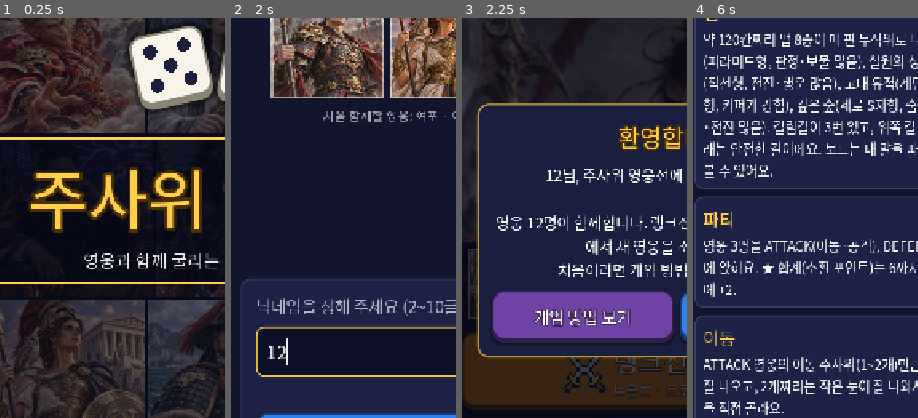
Above: before the commit, frames 1-4 (left to right).
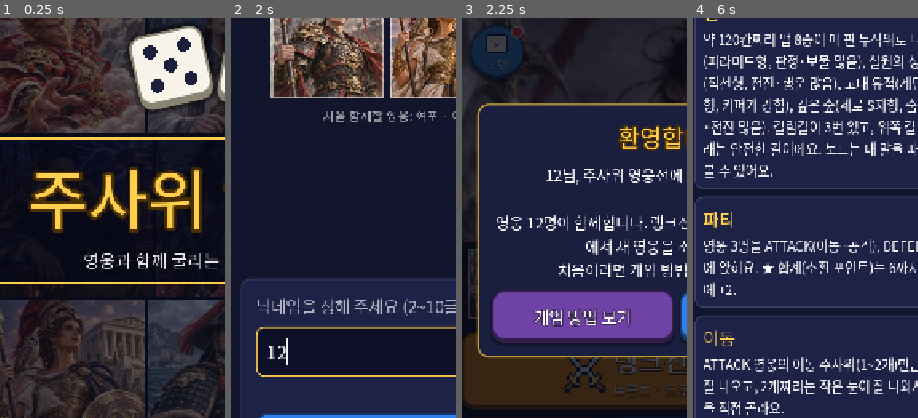
Above: after the commit, the same moments.

Repository: donto333/dice-heroes
Game: Godot game, scene res://scenes/main.tscn
Same seed, same stepped clock (60 frames per second), same inputs: the game is played once before the commit and once after it.
Inputs (mouse positions are % of the whole screen's width and height, from its top left):
- Up to frame 1 (0.25 s): no input
- Up to frame 2 (2 s): move the mouse to (72, 45) at 0.52 s; click (72, 45) at 0.67 s; click (50, 65) at 1.27 s; type "12" at 1.35 s
- Up to frame 3 (2.25 s): click "게스트로 시작하기" at 2 s
- Up to frame 4 (6 s): click (10, 28) at 2.77 s; click "미션" at 3.5 s; click (18, 77) at 4.25 s; click (18, 77) at 5 s; click "게임 방법 보기" at 5.75 s
The pictures show only the part of the screen within x 2-52%, y 23-73%; the shares and areas given below are measured in that part.

Frames 1-2 are identical in both runs. In frame 3, 1.8% of the frame differs, in the area x 3-28%, y 2-15%; in frame 4, nothing differs.

Commit message:
우편함과 테스트 버전 선물(보석 1만 개)
- data/mails.json: 우편 목록. 프로필마다 id별로 한 번만 배달
- 로비 대표 영웅 그림 왼쪽 위에 우편 버튼(안 받은 우편이 있으면 빨간 점), 우편함 창에서 받기·모두 받기
- 예전 저장 파일에도 배달되도록 처리, 검사 추가

Co-Authored-By: Claude Fable 5.2 <noreply@anthropic.com>
Claude-Session: https://claude.ai/code/session_01JPWR7cTXQrxTawoDohtR95

Diff:
--- /dev/null
+++ b/data/mails.json
@@ -0,0 +1,14 @@
+{
+  "_comment": "우편함으로 보내는 선물. 프로필마다 id별로 한 번만 배달된다. audience: all(모두). 지금은 모든 계정이 게스트다.",
+  "mails": [
+    {
+      "id": "test_gems_10000",
+      "title": "테스트 버전 선물",
+      "text": "테스트에 함께해 주셔서 고마워요! 마음껏 소환하고 돌려 보세요.",
+      "reward": {
+        "gems": 10000
+      },
+      "audience": "all"
+    }
+  ]
+}
--- a/scripts/game_data.gd
+++ b/scripts/game_data.gd
@@ -15,6 +15,7 @@
 const ECONOMY_PATH := "res://data/economy.json"
 const ADVENTURE_PATH := "res://data/adventure.json"
 const ACHIEVEMENTS_PATH := "res://data/achievements.json"
+const MAILS_PATH := "res://data/mails.json"
 
 
 static func load_json(path: String) -> Dictionary:
@@ -52,6 +53,7 @@
 		"economy": load_json(ECONOMY_PATH),
 		"adventure": load_json(ADVENTURE_PATH),
 		"achievements": load_json(ACHIEVEMENTS_PATH),
+		"mails": load_json(MAILS_PATH),
 	}
 
 
--- a/scripts/rules/profile.gd
+++ b/scripts/rules/profile.gd
@@ -33,6 +33,9 @@
 		"tutorial": {},
 		## 위쪽 막대에 보일 대표 영웅 id (비어 있으면 ATTACK 영웅)
 		"avatar": "",
+		## 우편함: [{"id", "title", "text", "reward", "claimed"}], mail_delivered: 이미 배달된 우편 id
+		"mail": [],
+		"mail_delivered": [],
 		## 마지막으로 고른 AI 연습전 난이도 id
 		"ai_difficulty": "easy",
 		## 영웅별 전적 {id: {"played": n, "wins": n}}
@@ -875,3 +878,54 @@
 		total["gems"] = int(total["gems"]) + int(reward.get("gems", 0))
 		total["count"] = int(total["count"]) + 1
 	return total
+
+
+# ---------------------------------------------------------------- 우편함
+
+## data/mails.json의 우편 중 아직 안 받은 것을 우편함에 넣는다. 새로 넣은 수를 돌려준다.
+static func deliver_mails(profile: Dictionary, mails: Dictionary) -> int:
+	if not profile.has("mail"):
+		profile["mail"] = []
+	if not profile.has("mail_delivered"):
+		profile["mail_delivered"] = []
+	var added := 0
+	for mail in mails.get("mails", []):
+		var id := str(mail["id"])
+		if id in profile["mail_delivered"]:
+			continue
+		profile["mail_delivered"].append(id)
+		profile["mail"].append({"id": id, "title": str(mail.get("title", "")), "text": str(mail.get("text", "")),
+			"reward": (mail.get("reward", {}) as Dictionary).duplicate(), "claimed": false})
+		added += 1
+	return added
+
+
+## 아직 보상을 안 받은 우편 수
+static func unclaimed_mail_count(profile: Dictionary) -> int:
+	var count := 0
+	for mail in profile.get("mail", []):
+		if not bool(mail.get("claimed", false)):
+			count += 1
+	return count
+
+
+## 우편 하나의 보상을 받는다. 이미 받았거나 없으면 {}.
+static func claim_mail(profile: Dictionary, id: String) -> Dictionary:
+	for mail in profile.get("mail", []):
+		if str(mail["id"]) == id and not bool(mail.get("claimed", false)):
+			mail["claimed"] = true
+			grant(profile, mail["reward"])
+			return mail["reward"]
+	return {}
+
+
+## 안 받은 우편을 모두 받는다. 합계 {"gold", "gems", "count"}.
+static func claim_all_mail(profile: Dictionary) -> Dictionary:
+	var total := {"gold": 0, "gems": 0, "count": 0}
+	for mail in profile.get("mail", []):
+		var reward := claim_mail(profile, str(mail["id"]))
+		if not reward.is_empty():
+			total["gold"] = int(total["gold"]) + int(reward.get("gold", 0))
+			total["gems"] = int(total["gems"]) + int(reward.get("gems", 0))
+			total["count"] = int(total["count"]) + 1
+	return total
--- a/scripts/screens/lobby_screen.gd
+++ b/scripts/screens/lobby_screen.gd
@@ -24,6 +24,9 @@
 	column.add_child(top)
 	top.setup(app)
 
+	# 새 우편이 있으면 우편함에 넣는다.
+	if Profile.deliver_mails(app.profile, app.data.get("mails", {})) > 0:
+		app.save()
 	column.add_child(_rank_card())
 	column.add_child(_showcase())
 
@@ -172,6 +175,12 @@
 	hint.add_theme_constant_override("outline_size", 6)
 	hint.add_theme_color_override("font_outline_color", Color.BLACK)
 	button.add_child(hint)
+	# 왼쪽 위: 우편함 (안 받은 우편이 있으면 빨간 점)
+	var mail := Kit.round_shortcut("우편", "mail", Color("3a8fd0"), Profile.unclaimed_mail_count(app.profile) > 0)
+	mail.pressed.connect(open_mailbox)
+	button.add_child(mail)
+	mail.position = Vector2(12, 40)
+	mail.size = Vector2(88, 88)
 	# 모두의 마블식 오른쪽 바로가기: 출석 · 미션 · 특가
 	var badges: Dictionary = app.badges()
 	var shortcuts := VBoxContainer.new()
@@ -195,6 +204,68 @@
 	deals.pressed.connect(_on_tab.bind("shop"))
 	shortcuts.add_child(deals)
 	return button
+
+
+# ---------------------------------------------------------------- 우편함
+
+func open_mailbox() -> void:
+	app.play("click")
+	var body := Kit.vbox(10)
+	var mails: Array = app.profile.get("mail", [])
+	if mails.is_empty():
+		body.add_child(Kit.para("받은 우편이 없어요.", 22, Kit.MUTED, HORIZONTAL_ALIGNMENT_CENTER))
+	# 새 우편이 위로 오게 거꾸로 보여 준다.
+	for index in range(mails.size() - 1, -1, -1):
+		var entry: Dictionary = mails[index]
+		var claimed := bool(entry.get("claimed", false))
+		var card := Kit.panel(Color("14182f"), Kit.LINE if claimed else Kit.GOLD, 12)
+		var row := Kit.hbox(10)
+		card.add_child(row)
+		var info := Kit.vbox(4)
+		row.add_child(Kit.expand(info))
+		info.add_child(Kit.label(str(entry["title"]), 24, Kit.MUTED if claimed else Color.WHITE))
+		info.add_child(Kit.para(str(entry["text"]), 18, Kit.MUTED))
+		info.add_child(Kit.label("선물 %s" % Kit.reward_line(entry["reward"]), 20, Kit.GOLD))
+		var take := Kit.button("받음" if claimed else "받기", Kit.PANEL_LIGHT if claimed else Color("e8890c"), 22, 64)
+		take.custom_minimum_size = Vector2(120, 64)
+		take.disabled = claimed
+		take.size_flags_vertical = Control.SIZE_SHRINK_CENTER
+		take.pressed.connect(_on_mail_claim.bind(str(entry["id"])))
+		row.add_child(take)
+		body.add_child(card)
+	var buttons: Array = []
+	if Profile.unclaimed_mail_count(app.profile) > 1:
+		buttons.append(["모두 받기", Color("e8890c"), _on_mail_claim_all])
+	buttons.append(["닫기", Kit.PANEL_LIGHT, _close_roulette])
+	app.dialog("우편함", body, buttons, 660)
+
+
+func _on_mail_claim(id: String) -> void:
+	var reward := Profile.claim_mail(app.profile, id)
+	if reward.is_empty():
+		return
+	app.save()
+	app.play("win")
+	_close_all_dialogs()
+	app.go("lobby")
+	app.toast("우편 선물: %s" % Kit.reward_line(reward))
+
+
+func _on_mail_claim_all() -> void:
+	var total := Profile.claim_all_mail(app.profile)
+	if int(total["count"]) == 0:
+		return
+	app.save()
+	app.play("win")
+	app.go("lobby")
+	app.toast("우편 선물 %d개: %s" % [int(total["count"]), Kit.reward_line({"gold": int(total["gold"]), "gems": int(total["gems"])})])
+
+
+## 창 안의 버튼으로 화면을 바꿀 때, 떠 있는 창을 먼저 닫는다.
+func _close_all_dialogs() -> void:
+	for child in app.get_children():
+		if child.has_method("close") and child.has_signal("closed"):
+			child.close()
 
 
 # ---------------------------------------------------------------- 행운의 룰렛
--- a/tests/run_tests.gd
+++ b/tests/run_tests.gd
@@ -79,6 +79,7 @@
 	_test_font_coverage()
 	_test_league()
 	_test_challenge()
+	_test_mail()
 	if _failures.is_empty():
 		print("모든 검사 통과")
 		quit(0)
@@ -960,3 +961,23 @@
 	Profile.ensure_daily(profile, "2026-05-02")
 	_check(not Profile.challenge_done(profile), "다음 날 도전이 다시 열리지 않음")
 	_check(Profile.challenge_seed(profile) != seed_today, "날이 바뀌어도 도전 상대가 같음")
+
+
+func _test_mail() -> void:
+	var eco: Dictionary = _data["economy"]
+	var mails: Dictionary = _data["mails"]
+	var profile := Profile.new_profile("우편", eco)
+	_check(Profile.deliver_mails(profile, mails) == mails["mails"].size(), "우편이 배달되지 않음")
+	_check(Profile.deliver_mails(profile, mails) == 0, "같은 우편이 두 번 배달됨")
+	_check(Profile.unclaimed_mail_count(profile) == mails["mails"].size(), "안 받은 우편 수가 틀림")
+	var gems := int(profile["gems"])
+	var reward := Profile.claim_mail(profile, "test_gems_10000")
+	_check(int(reward.get("gems", 0)) == 10000 and int(profile["gems"]) == gems + 10000, "테스트 선물 보석 1만 개가 안 들어옴")
+	_check(Profile.claim_mail(profile, "test_gems_10000").is_empty(), "우편 선물을 두 번 받음")
+	_check(int(Profile.claim_all_mail(profile)["count"]) == 0, "받을 우편이 없는데 모두 받기가 됨")
+	# 예전 저장 파일(우편함이 없던 프로필)도 고쳐서 받을 수 있어야 한다.
+	var old := Profile.new_profile("옛날", eco)
+	old.erase("mail")
+	old.erase("mail_delivered")
+	Profile.repair(old, eco)
+	_check(Profile.deliver_mails(old, mails) == mails["mails"].size(), "예전 프로필에 우편이 배달되지 않음")
--- a/tools/capture.gd
+++ b/tools/capture.gd
@@ -68,6 +68,10 @@
 	_close_dialogs()
 	_app.go("lobby")
 	await _wait(0.4)
+	_close_dialogs()
+	_app.current_screen.open_mailbox()
+	await _wait(0.4)
+	await _shot("05f_mailbox")
 	_close_dialogs()
 	_app.show_profile()
 	await _wait(0.4)
Binary file added: assets/icons/mail.png
